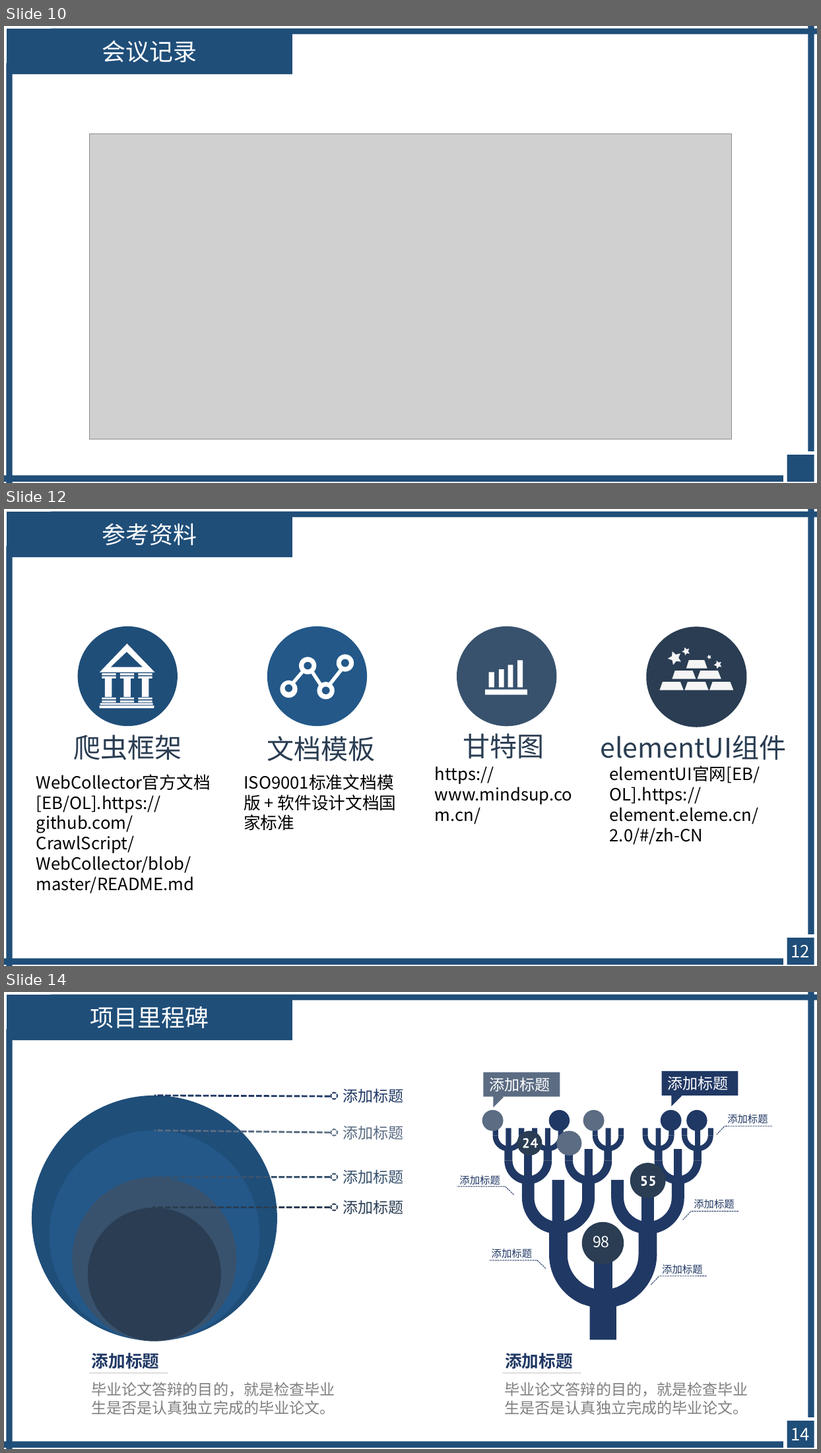
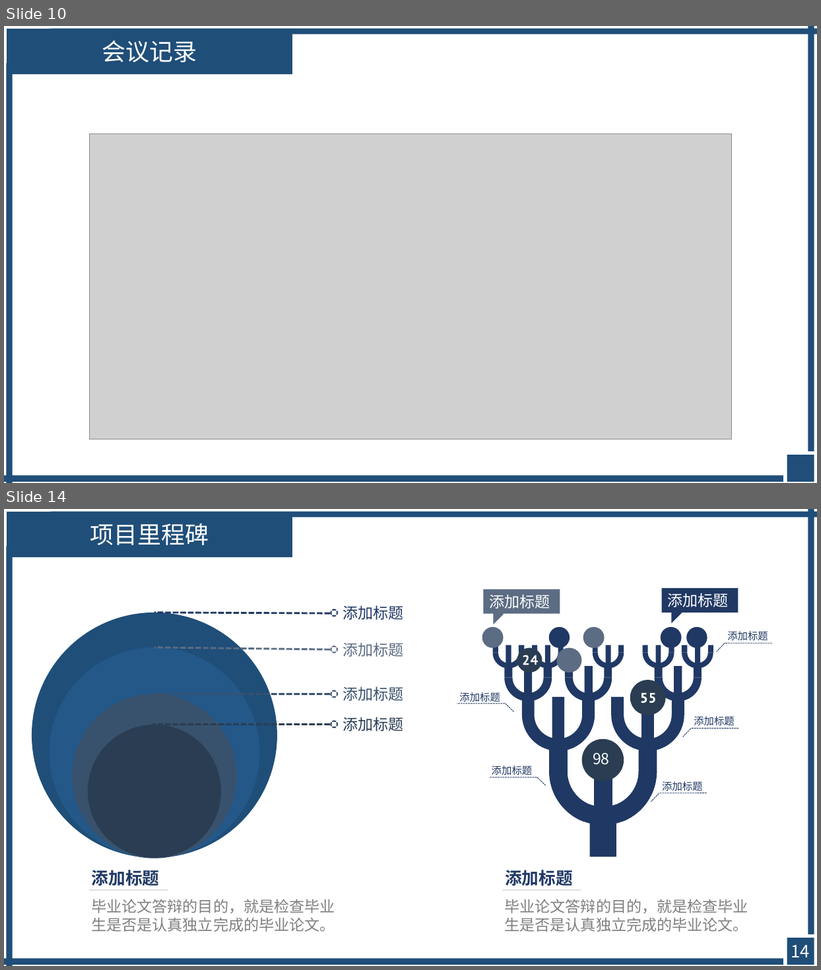
Before and after one commit to avgstuBoboge/SE2020-document, a slide deck: ppt/SE2020-G16-项目计划.ppt. Shown one above the other, each under a label of ours: slides 10, 12 and 14 before the commit, slides 10 and 14 after it; the slides between them are not shown. The pictures are 821x1453 and 821x970 pixels, drawn with LibreOffice and Linux fonts; fonts in the diff are those of the drawing; grey boxes stand for pictures. Boxes give left, top, right and bottom in pixels: in the first picture for what was removed or moved away, otherwise in the second. Text is boxed around its words. In the diff, an @@ line names an element or a change of style, - is before the commit and + after.

```diff
--- a/ppt/SE2020-G16-项目计划.ppt
+++ b/ppt/SE2020-G16-项目计划.ppt
@@ slide 12 removed at (4,509,817,966), background #FFFFFF @@
@@ rectangle removed at (7,512,292,557) @@
-参考资料
@@ rectangle removed at (51,512,816,518) @@
@@ rectangle removed at (808,509,814,935) @@
@@ rectangle removed at (6,546,12,966) @@
@@ group removed at (267,626,367,727): 9 ellipses, 3 freeform shapes @@
@@ group removed at (457,626,557,727): 5 rectangles, 1 ellipse @@
@@ group removed at (646,626,746,727): 10 freeform shapes, 1 ellipse @@
@@ group removed at (78,626,178,727): 17 rectangles, 2 freeform shapes, 1 ellipse @@
@@ text removed at (73,735,182,760) @@
-爬虫框架
@@ text removed at (267,736,376,762) @@
-文档模板
@@ text removed at (463,733,544,759) @@
-甘特图
@@ text removed at (601,735,787,760) @@
-elementUI组件
@@ text removed at (610,766,760,845) @@
-elementUI官网[EB/OL].https://element.eleme.cn/2.0/#/zh-CN
@@ text removed at (36,774,211,894) @@
-WebCollector官方文档[EB/OL].https://github.com/CrawlScript/WebCollector/blob/master/README.md
@@ text removed at (435,766,572,824) @@
-https://www.mindsup.com.cn/
@@ text removed at (244,795,397,830) @@
-ISO9001标准文档模版 + 软件设计文档国家标准
@@ rectangle removed at (787,937,813,964) @@
@@ rectangle removed at (4,958,783,965) @@
@@ page number removed at (791,945,811,958) @@
-12
```
Also in this commit, not shown: 10 slides changed, 1 slide added, 1 other file.
